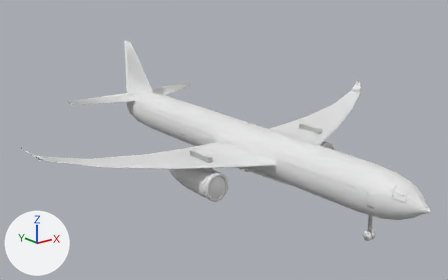
Before and after pictures for a commit that changed the FBX model game/Airside/Assets/Airside/Art/Models/Aircraft/mdl_787_9_v01.fbx.
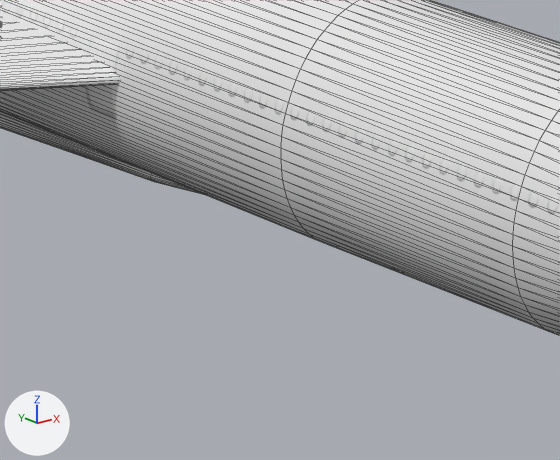
The first picture shows the older version from a camera (50 mm lens) standing at (-54.5, -33.3, 32.9) and looking at (-2.1, 32.3, 6.6). The close-ups show the older and then the newer version on the part from 57% to 80% of the width and 54% to 84% of the height of that picture. Only the edits that show in the close-ups are written down. The lights are fixed; the arrows at lower left show +X, +Y and +Z. The close-ups show mesh edges as thin lines. Where no turn or scale is listed for an object, it has been applied to the vertices.

In view in the first close-up: 'belly_fairing', 'door_left_2', 'fuselage', 'wing_left' and 17 more.
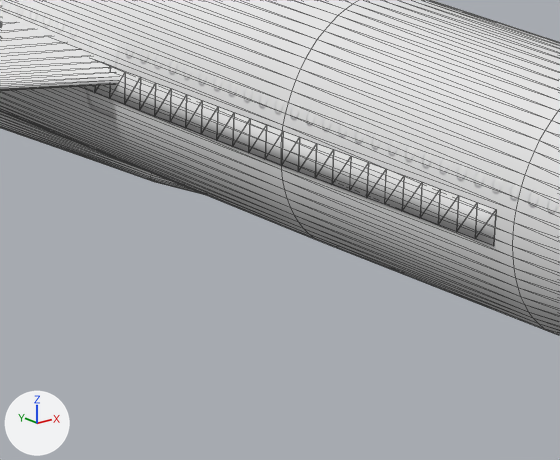
Boxes [x1, y1, x2, y2] around the edits, measured in the close-ups (560 x 460 px):
'livery_stripe', added
    after: [80, 62, 496, 246]

Edits to the bpy script that builds the scene:
```text
Add me_livery_stripe:
    me_livery_stripe.from_pydata(...)  # 384 vertices, 764 faces; spans x -2.9..-2.2, y 9.3..57.3, z 5.8..7.4
    me_livery_stripe.polygons.foreach_set('use_smooth', [True] * 764)
Add ob_livery_stripe:
    ob_livery_stripe = bpy.data.objects.new('livery_stripe', me_livery_stripe)
    ob_livery_stripe.location = (0.0, 0.0, 0.0)
```
